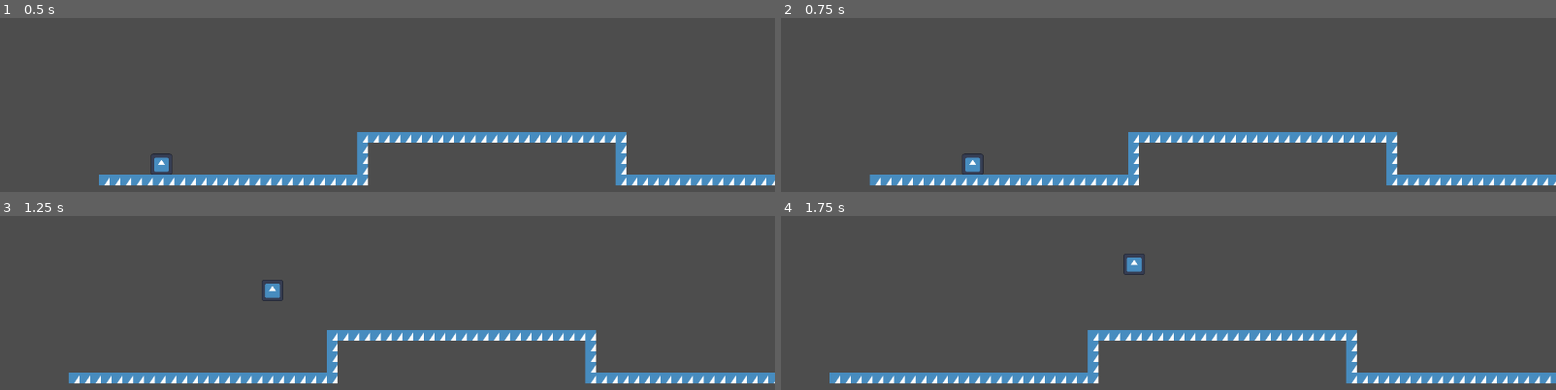
Above: before the commit, frames 1-4 (two rows, left to right).
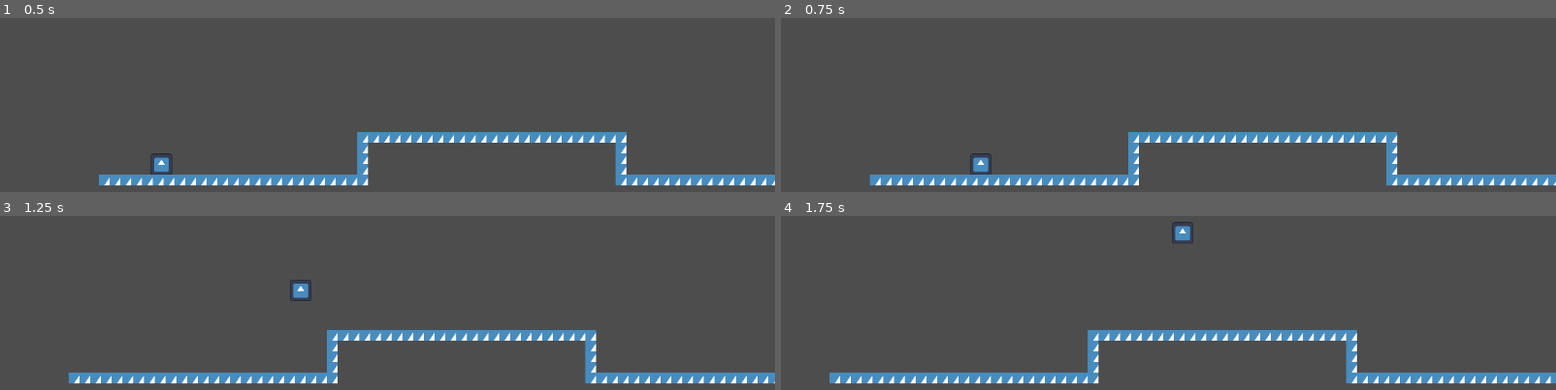
Above: after the commit, the same moments.

Repository: UndVasIstDas/GlobalGameJam2026
Game: Godot game, scene res://Levels/world.tscn
The game is run twice, just before and just after one commit, with the same random seed, the same clock (stepped at 60 frames per second) and the same inputs. The engine's default icon, where the game draws it, is replaced by a stand-in: a white triangle on a blue panel in a dark square.
Inputs:
- Up to frame 1 (0.5 s): no input
- Up to frame 2 (0.75 s): hold D (Right) from 0.53 s (still down); tap Shift (Power) at 0.6 s
- Up to frame 3 (1.25 s): keep holding D (Right); tap Space (Jump) at 0.77 s
- Up to frame 4 (1.75 s): keep holding D (Right); tap Shift (Power) at 1.35 s; tap Space (Jump) at 1.52 s

Frame 1 is identical in both runs. In frame 2, 0.3% of the frame differs, in the area x 23-28%, y 77-90%; in frame 3, 0.4%; in frame 4, 0.5%, in the area x 44-54%, y 3-34%.

Commit message:
Player speed adjustments and bounding boxes done

Diff:
--- a/Levels/world.gd
+++ b/Levels/world.gd
@@ -1,6 +1,6 @@
 extends Node2D
 
-const VIEWPORT_SPEED_MOD = 0.005 			# Scalar for viewport movement function
+const VIEWPORT_SPEED_MOD = 0.01 			# Scalar for viewport movement function
 const MODULE_PATH = "res://Levels";
 const MODULE_LIST = ["module_0","module_1"] 	# List of module scenes
 
@@ -17,11 +17,13 @@
 # Called every frame. 'delta' is the elapsed time since the previous frame.
 func _process(delta: float) -> void:
 	# Move camera proportional to time (in seconds)
-	var viewport_speed = max(VIEWPORT_SPEED_MOD*pow(Time.get_ticks_msec(),2)/1000000, 1)
-	get_node("Viewport").position += Vector2(viewport_speed, 0)
+	var speed = max(VIEWPORT_SPEED_MOD*pow(Time.get_ticks_msec(),2)/1000000, 1)
+	get_node("Viewport").position += Vector2(speed, 0) # Update viewport speed
+	get_node("Player").SPEED = 300+speed/delta
+
 
 	#Load scenes
-	if(module_count < 3):
+	if(module_count < 10):
 		var new_module = load("%s/%s.tscn"%[MODULE_PATH, MODULE_LIST.pick_random()]).instantiate()
 		new_module.position += Vector2(module_pos, 0) # Adjust to proper position
 		add_child(new_module)
@@ -31,3 +33,9 @@
 		module_count += 1
 
 	# TODO: Unload scenes
+
+# Killbox handling
+func _on_leftbound_body_entered(body: Node2D) -> void:
+	if body.get_class() == "CharacterBody2D":
+		print("Player is dead!")
+		get_tree().quit()
--- a/Levels/world.tscn
+++ b/Levels/world.tscn
@@ -8,7 +8,18 @@
 size = Vector2(128, 124)
 
 [sub_resource type="RectangleShape2D" id="RectangleShape2D_i4kf4"]
-size = Vector2(0.5851883, 1.7353148)
+size = Vector2(7.450581e-09, 1.7220073)
+
+[sub_resource type="CanvasItemMaterial" id="CanvasItemMaterial_4dvsh"]
+blend_mode = 1
+
+[sub_resource type="CanvasItemMaterial" id="CanvasItemMaterial_pa6j6"]
+
+[sub_resource type="RectangleShape2D" id="RectangleShape2D_pa6j6"]
+size = Vector2(0.7223184, 14.4166)
+
+[sub_resource type="RectangleShape2D" id="RectangleShape2D_4dvsh"]
+size = Vector2(0.58115256, 0)
 
 [node name="world" type="Node2D" unique_id=427176248]
 script = ExtResource("1_4dvsh")
@@ -16,6 +27,7 @@
 [node name="Player" type="CharacterBody2D" parent="." unique_id=528138566]
 position = Vector2(-306, -136)
 script = ExtResource("1_pa6j6")
+ability = 1
 metadata/_edit_group_ = true
 
 [node name="CollisionShape2D" type="CollisionShape2D" parent="Player" unique_id=454940013]
@@ -26,15 +38,36 @@
 scale = Vector2(0.25, 0.25)
 texture = ExtResource("2_4dvsh")
 
-[node name="Viewport" type="Area2D" parent="." unique_id=2126979914]
+[node name="Viewport" type="StaticBody2D" parent="." unique_id=1259687553]
 position = Vector2(0, -108)
 scale = Vector2(-1982.2678, -375.7243)
 
 [node name="Camera2D" type="Camera2D" parent="Viewport" unique_id=1920231173]
 position = Vector2(1.4337977e-17, -6.9849193e-10)
-rotation = 3.1415927
+rotation = -3.1415925
 scale = Vector2(0.0005044727, 0.002661526)
 
-[node name="CollisionShape2D" type="CollisionShape2D" parent="Viewport" unique_id=1113080602]
-position = Vector2(0.0010089454, 0.007984586)
+[node name="right-bound" type="CollisionShape2D" parent="Viewport" unique_id=1113080602]
+position = Vector2(-0.29108074, 9.662472e-09)
 shape = SubResource("RectangleShape2D_i4kf4")
+
+[node name="left-bound" type="Area2D" parent="Viewport" unique_id=1994306855]
+material = SubResource("CanvasItemMaterial_4dvsh")
+
+[node name="left-bound" type="CollisionShape2D" parent="Viewport/left-bound" unique_id=320205488]
+material = SubResource("CanvasItemMaterial_pa6j6")
+position = Vector2(0.27039737, -2.9802322e-08)
+rotation = -3.1415925
+scale = Vector2(0.057269476, -0.11999999)
+shape = SubResource("RectangleShape2D_pa6j6")
+debug_color = Color(0.9985905, 0.034625407, 1.347661e-06, 0.41960785)
+
+[node name="top-bound" type="CollisionShape2D" parent="Viewport" unique_id=1953554076]
+position = Vector2(0, 0.86499596)
+shape = SubResource("RectangleShape2D_4dvsh")
+
+[node name="bottom-bound" type="CollisionShape2D" parent="Viewport" unique_id=2120531475]
+position = Vector2(0, -0.86499596)
+shape = SubResource("RectangleShape2D_4dvsh")
+
+[connection signal="body_entered" from="Viewport/left-bound" to="." method="_on_leftbound_body_entered"]
